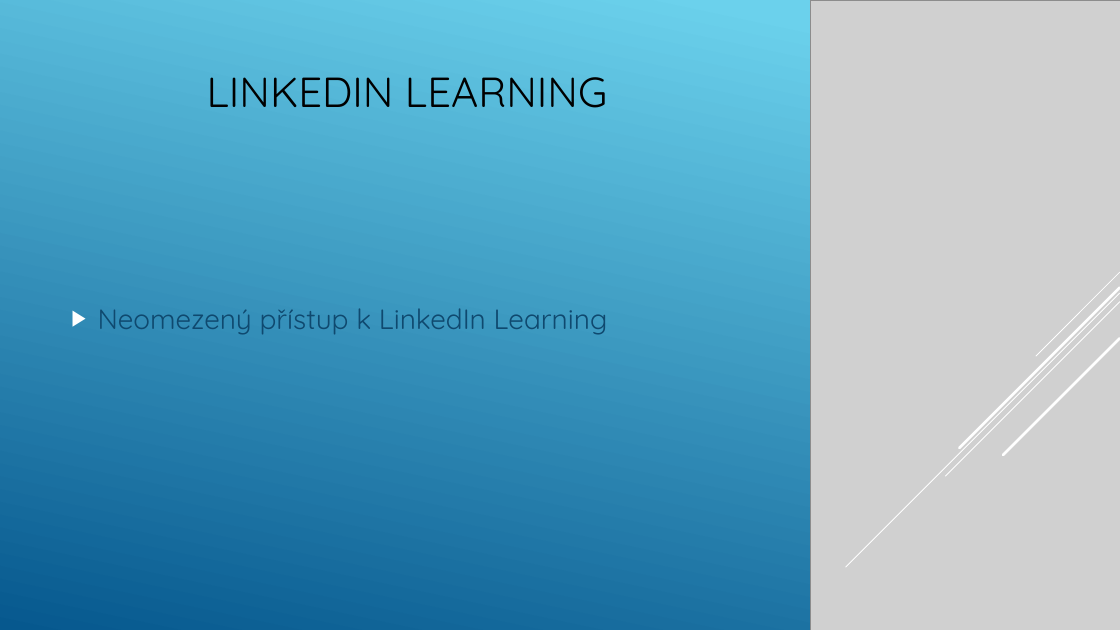
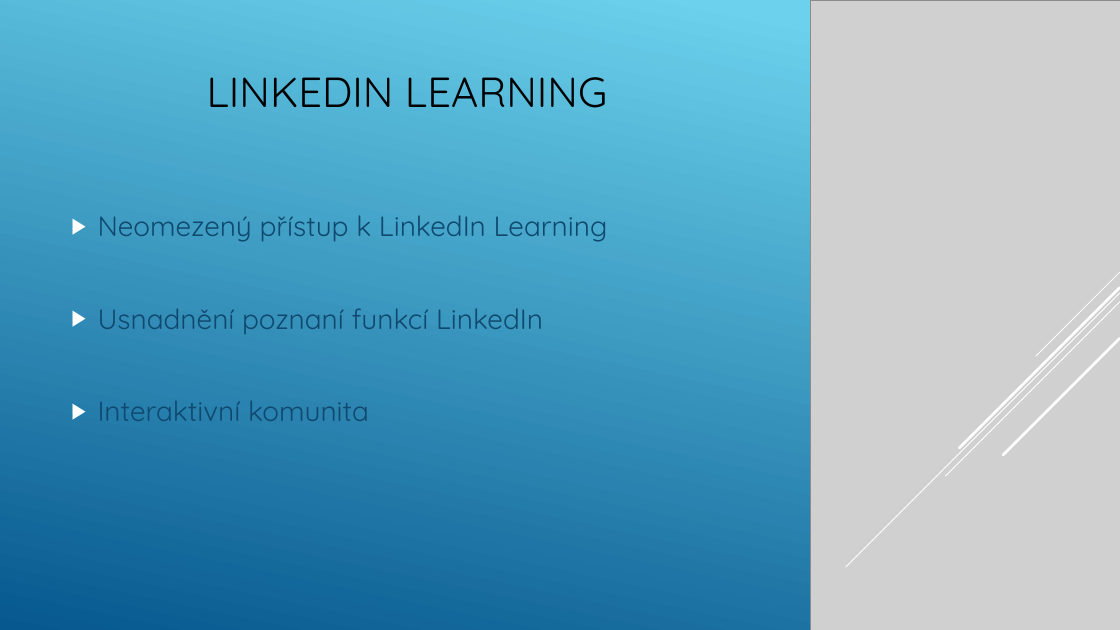
Before and after one commit to Jelenos69/I11-prezentace-Jel-nek, a slide deck: slide 14 of Jelinek.pptx (slide 15 before the commit). Drawn at 1120x630 pixels with LibreOffice and Linux fonts; fonts in the diff are those of the drawing; grey boxes stand for pictures. Boxes give left, top, right and bottom in pixels: in the first picture for what was removed or moved away, otherwise in the second. Text is boxed around its words. In the diff, an @@ line names an element or a change of style, - is before the commit and + after.

```diff
--- a/Jelinek.pptx
+++ b/Jelinek.pptx
@@ text at (x1=98, y1=308, x2=543, y2=421): paragraphs added @@
+▶ Usnadnění poznaní funkcí LinkedIn
+▶ Interaktivní komunita
```
Also in this commit, not shown: 2 other slides changed, 1 slide added, 2 slides removed.
